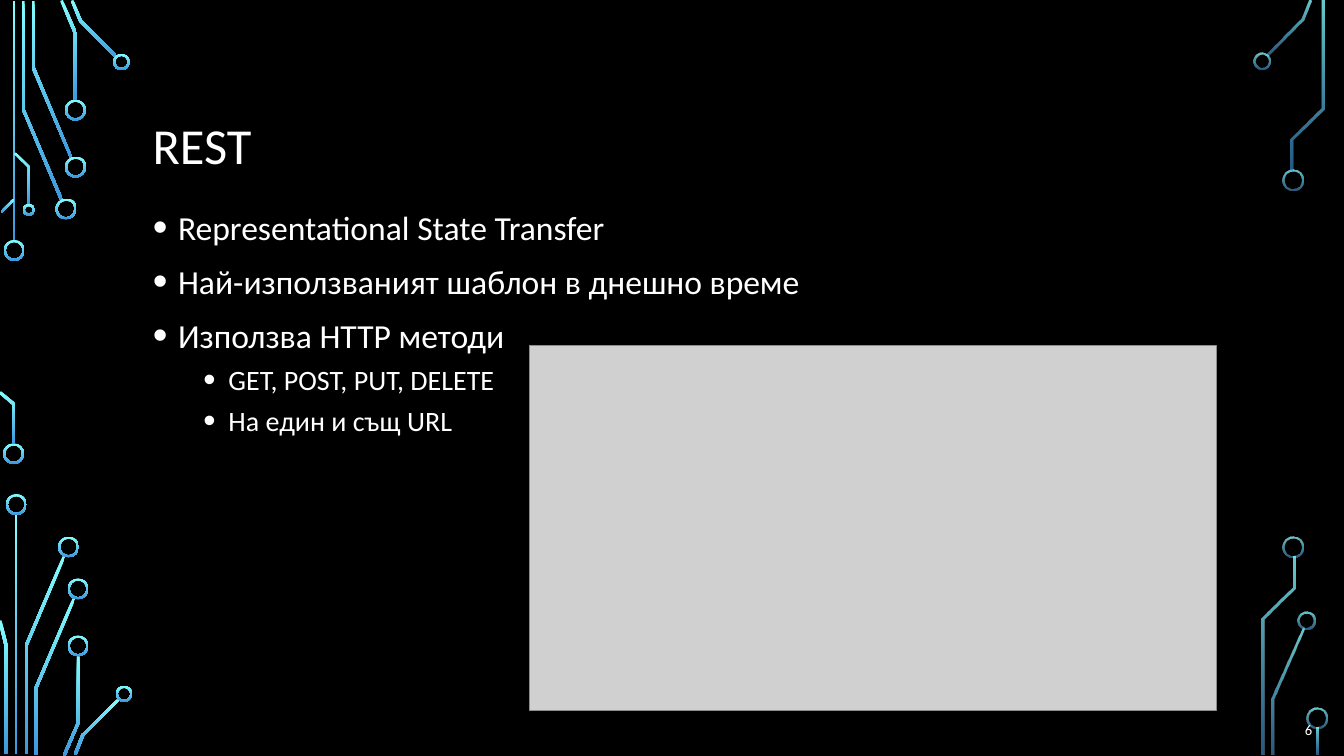
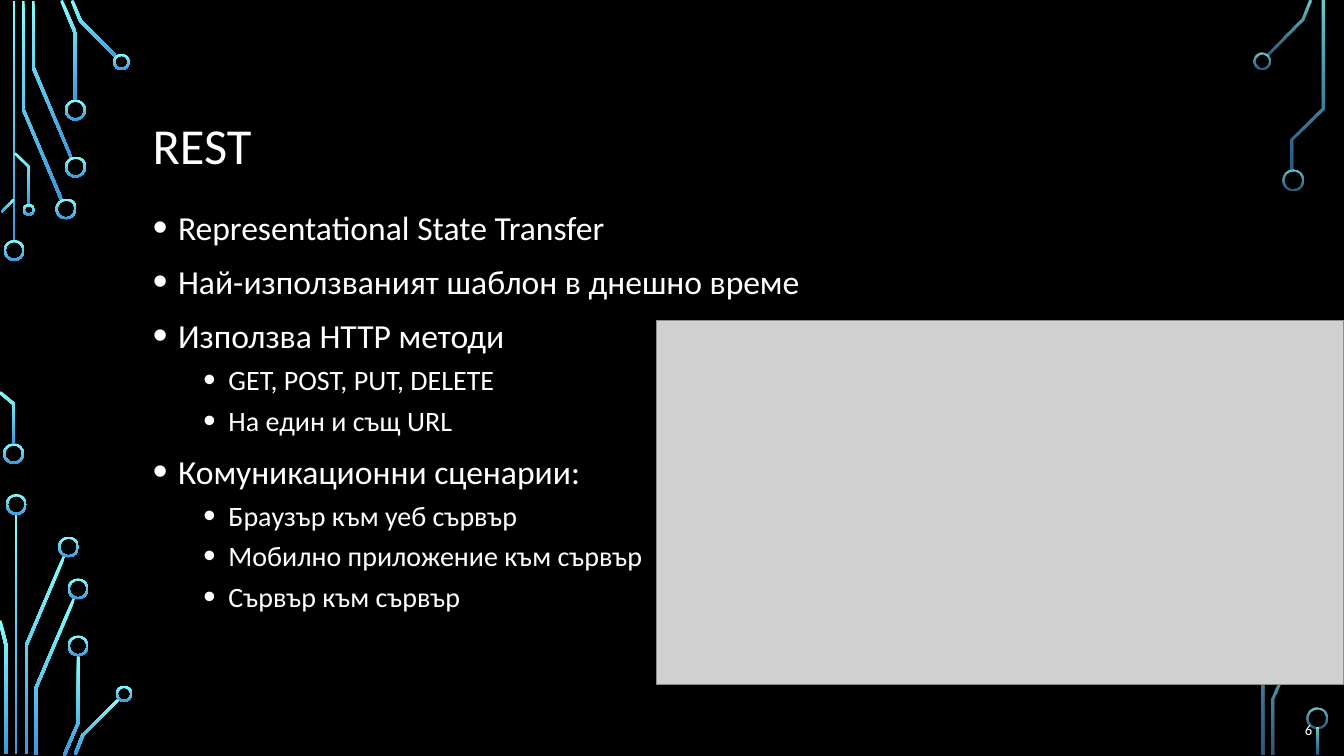
Before and after one commit to profjordanov/doctorate, a slide deck: slide 6 of communications/web_communication_pres.pptx. Drawn at 1344x756 pixels with LibreOffice and Linux fonts; fonts in the diff are those of the drawing; grey boxes stand for pictures; background and template pictures are left out. Boxes give left, top, right and bottom in pixels: in the first picture for what was removed or moved away, otherwise in the second. Text is boxed around its words. In the diff, an @@ line names an element or a change of style, - is before the commit and + after.

```diff
--- a/communications/web_communication_pres.pptx
+++ b/communications/web_communication_pres.pptx
@@ picture: place and size @@
-picture at (529,346,1217,710)
+picture at (656,321,1344,685)
@@ text at (178,462,642,612): paragraphs added @@
+• Комуникационни сценарии:
+  • Браузър към уеб сървър
+  • Мобилно приложение към сървър
+  • Сървър към сървър
@@ freeform shape removed at (1284,536,1305,558) @@
@@ freeform shape removed at (1299,612,1316,629) @@
```
Also in this commit, not shown: 1 other slide changed, 1 slide added, 1 slide removed, 1 other file.
